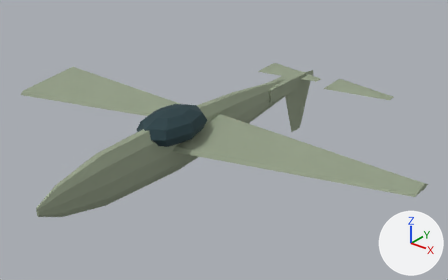
Renders of the glTF model game/assets/units/p47.glb from each side of a commit.
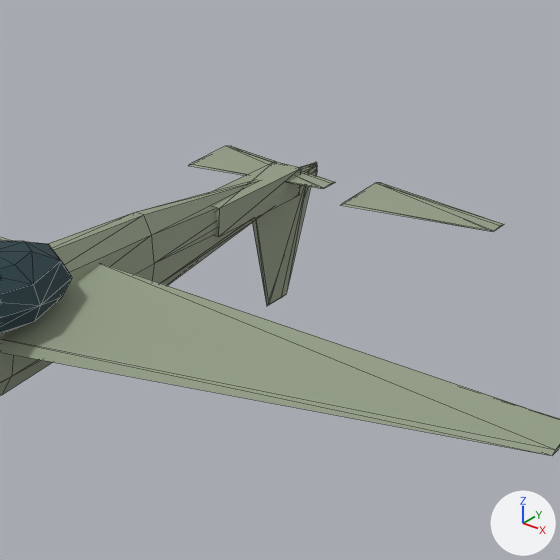
Each version is shown whole from a 50 mm lens placed at (9.97, -11.71, 8.59), pointed at (0.37, 0.3, 1.14), then close up on the part from 39% to 93% of the width and 0% to 87% of the height. The lights are fixed; the arrows at lower right show +X, +Y and +Z. The older version's two pictures come first. The close-ups show mesh edges as thin lines. Where no turn or scale is listed for an object, it has been applied to the vertices.

The first close-up shows 'Cockpit', 'Elevator_L', 'Elevator_R', 'Fuselage', 'Rudder', 'TailBoom', 'Wing_R'.
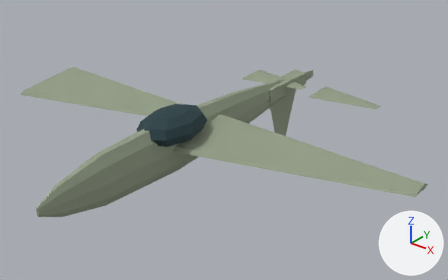
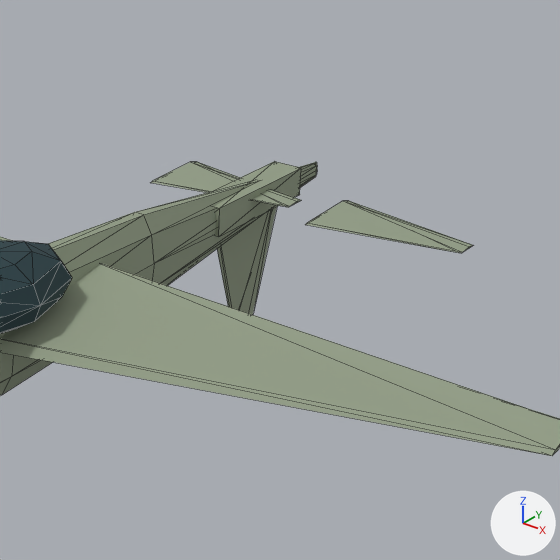
What differs and where, as boxes (x1, y1, x2, y2) in the close-ups (560 x 560 px):
'Rudder', moved
    before: (252, 167, 312, 306)
    after: (217, 207, 277, 315)
'Elevator_R', moved
    before: (341, 183, 504, 232)
    after: (305, 201, 473, 253)
'Elevator_L', moved
    before: (188, 146, 335, 189)
    after: (151, 162, 301, 207)

Patch to the scene script:
```diff
--- a/game/assets/units/p47.glb.py
+++ b/game/assets/units/p47.glb.py
@@ ob_elevator_l @@
 ob_elevator_l = bpy.data.objects.new('Elevator_L', me_elevator_l)
-ob_elevator_l.location = (-1.24, 4.62, 1.72)
+ob_elevator_l.location = (-1.24, 3.74, 1.72)
@@ ob_elevator_r @@
 ob_elevator_r = bpy.data.objects.new('Elevator_R', me_elevator_r)
-ob_elevator_r.location = (1.24, 4.62, 1.72)
+ob_elevator_r.location = (1.24, 3.74, 1.72)
@@ ob_rudder @@
 ob_rudder = bpy.data.objects.new('Rudder', me_rudder)
-ob_rudder.location = (0.0, 4.62, 1.63)
+ob_rudder.location = (0.0, 3.74, 1.63)
```
